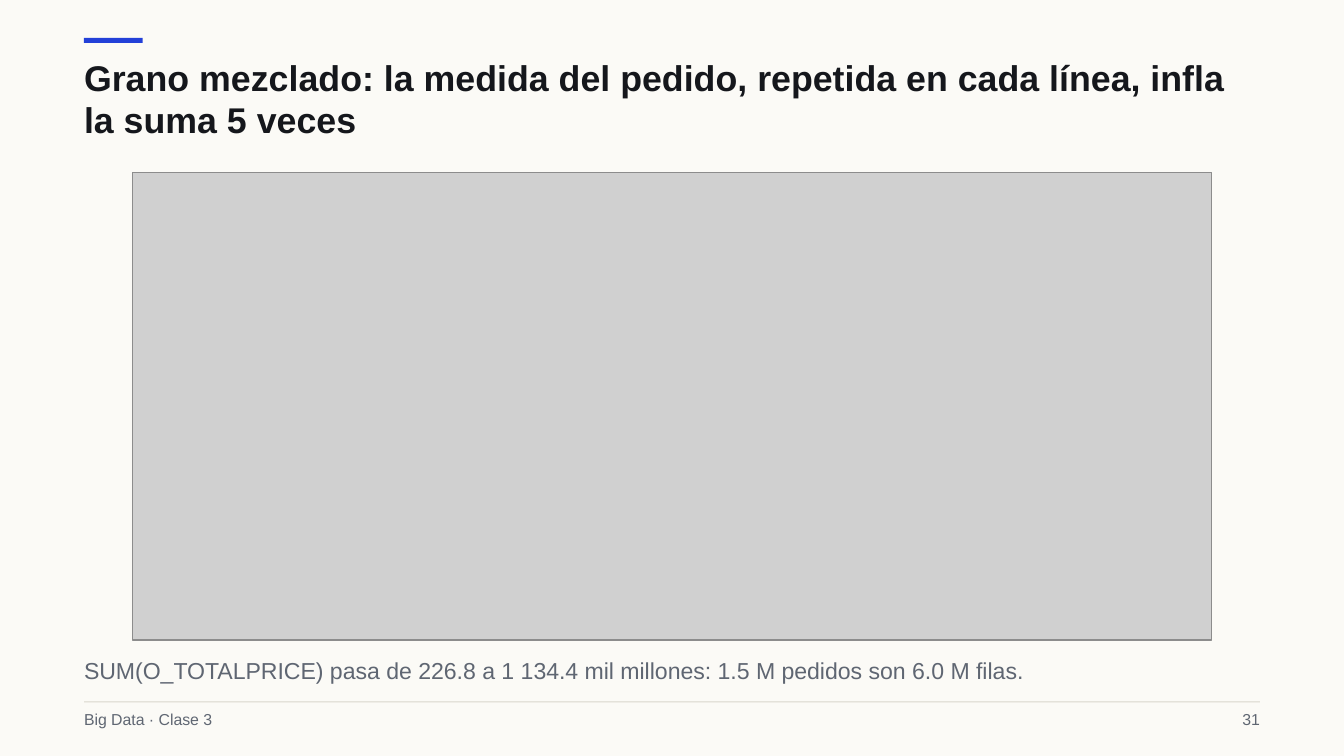
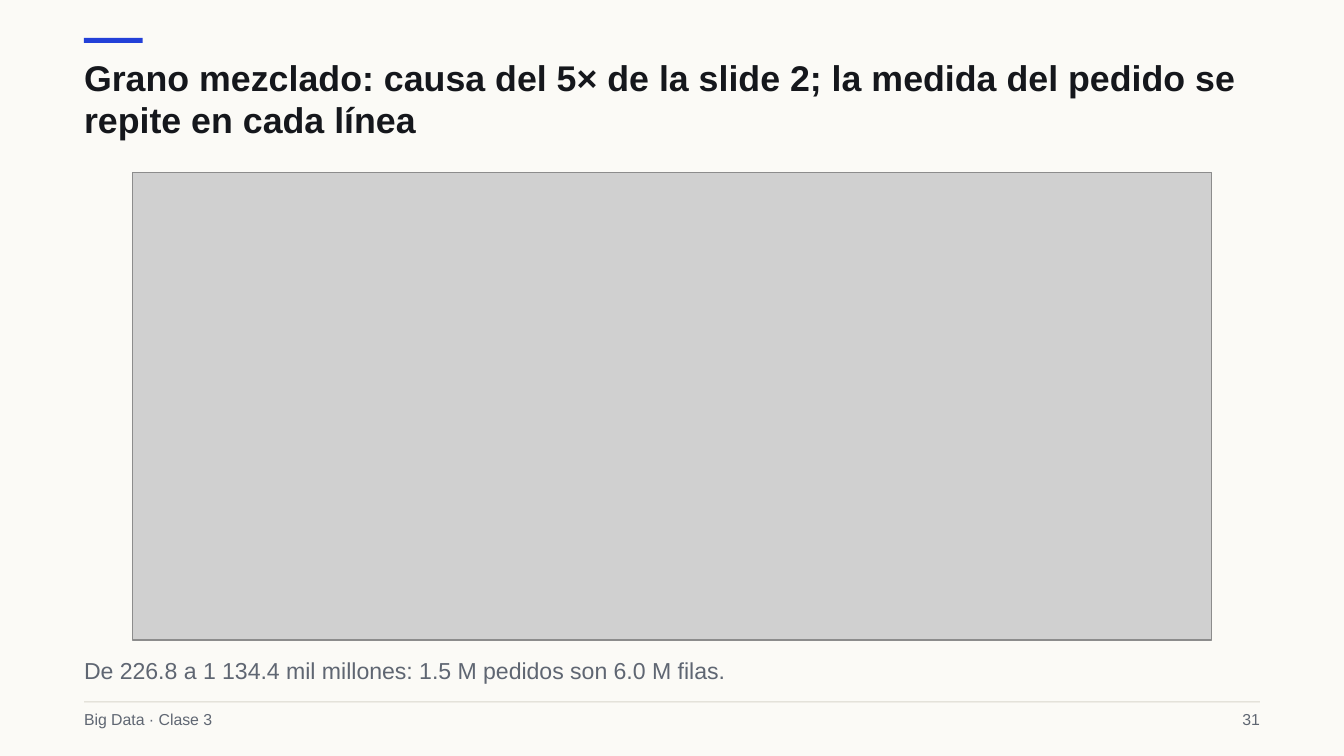
Before and after one commit to Apaezc/bigdata-udem-2026, a slide deck: slide 31 of curso/clase03/deck/slides.pptx. Drawn at 1344x756 pixels with LibreOffice and Linux fonts; fonts in the diff are those of the drawing; grey boxes stand for pictures. Boxes give left, top, right and bottom in pixels: in the first picture for what was removed or moved away, otherwise in the second. Text is boxed around its words. In the diff, an @@ line names an element or a change of style, - is before the commit and + after.

```diff
--- a/curso/clase03/deck/slides.pptx
+++ b/curso/clase03/deck/slides.pptx
@@ text at [84, 65, 1235, 140]: text changed @@
-Grano mezclado: la medida del pedido, repetida en cada línea, infla la suma 5 veces
+Grano mezclado: causa del 5× de la slide 2; la medida del pedido se repite en cada línea
@@ text at [84, 662, 725, 684]: text changed @@
-SUM(O_TOTALPRICE) pasa de 226.8 a 1 134.4 mil millones: 1.5 M pedidos son 6.0 M filas.
+De 226.8 a 1 134.4 mil millones: 1.5 M pedidos son 6.0 M filas.
```
Also in this commit, not shown: 10 other slides changed, 1 slide added, 1 slide removed, 13 other files.
